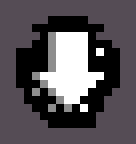
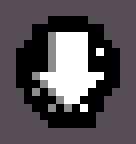
Comparing the layer stacks of the two 136px x 144px images. Changes:
painted on "MouseCursorHit.png" over [24, 32, 104, 48]
added layer "MouseCursorProhibition.png" above "MouseCursorCross.png" over [24, 32, 104, 48]
